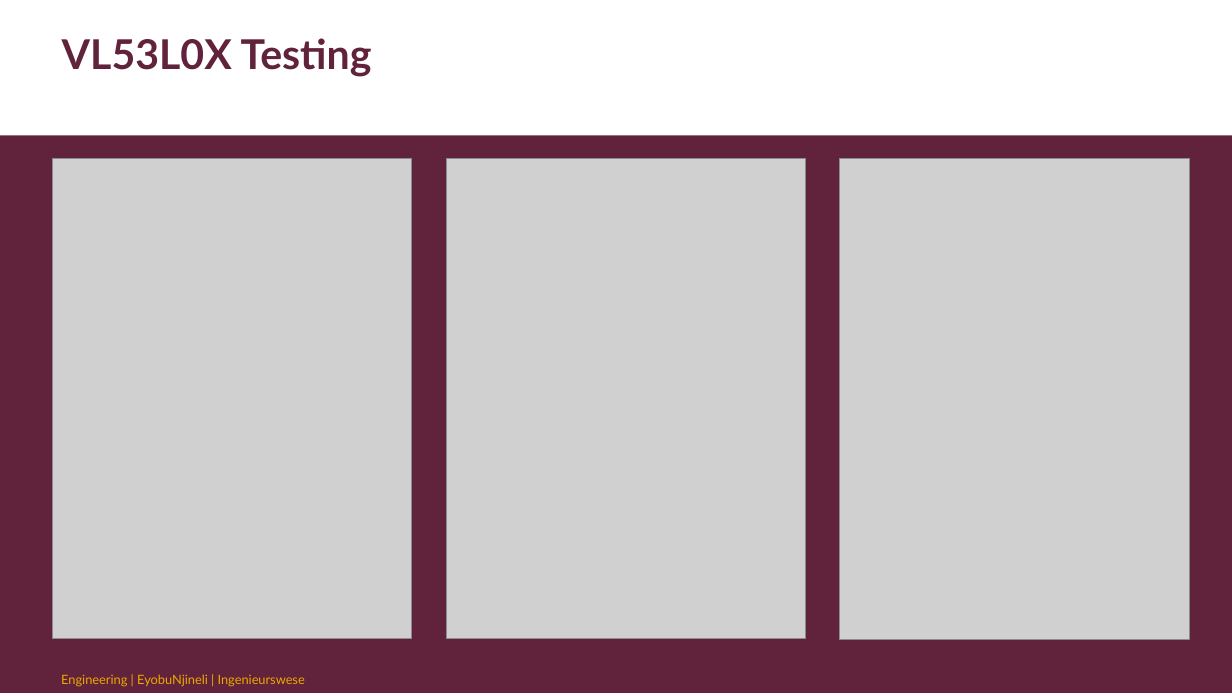
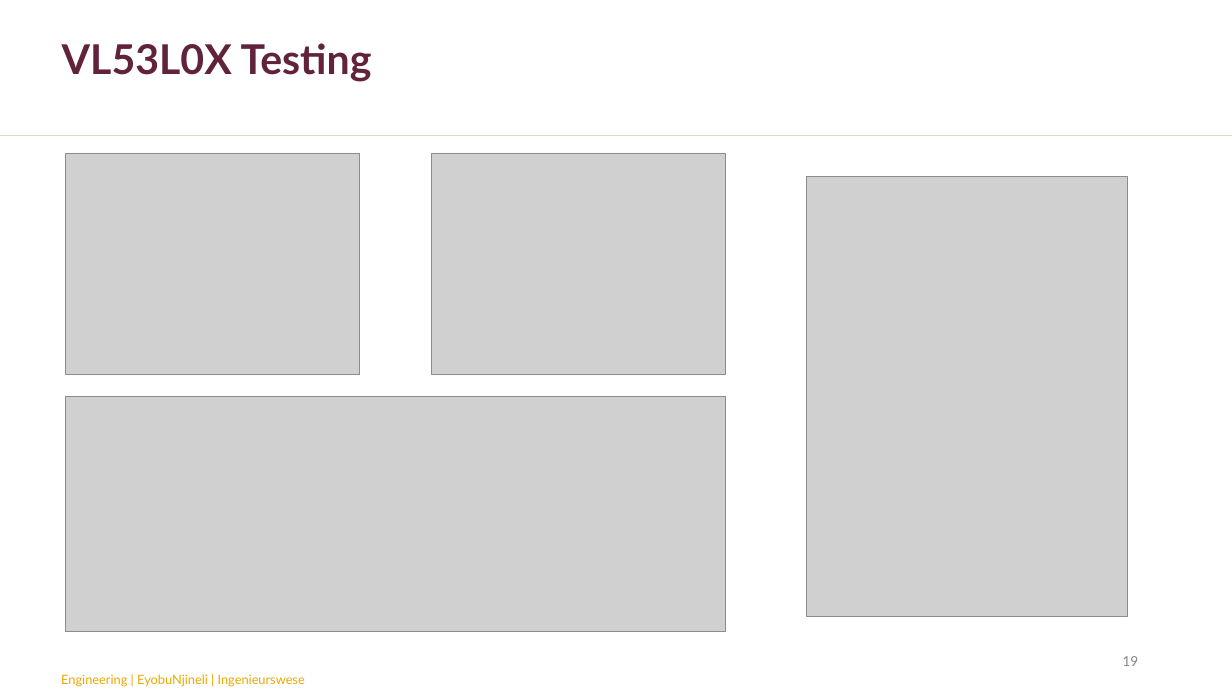
Before and after one commit to chanelleblan/SumobotSkripsie, a slide deck: slide 19 of Presentations/Final_present.pptx (slide 20 before the commit). Drawn at 1232x693 pixels with LibreOffice and Linux fonts; fonts in the diff are those of the drawing; grey boxes stand for pictures; background and template pictures are left out. Boxes give left, top, right and bottom in pixels: in the first picture for what was removed or moved away, otherwise in the second. Text is boxed around its words. In the diff, an @@ line names an element or a change of style, - is before the commit and + after.

```diff
--- a/Presentations/Final_present.pptx
+++ b/Presentations/Final_present.pptx
@@ background #61223B to #FFFFFF @@
@@ text "VL53L0X Testing" at <box>62,43,372,82</box>: line spacing 0.9 to 1 @@
@@ line added from (0, 136) to (1232, 136), #E2D6C0 0.5 pt @@
@@ picture at <box>65,154,360,375</box>: rotation 0 to 270 degrees @@
@@ picture at <box>432,154,726,375</box>: rotation 0 to 270 degrees @@
@@ picture: place and size @@
-picture at <box>840,159,1189,640</box>
+picture at <box>807,177,1128,617</box>
@@ picture added at <box>66,396,726,631</box> @@
@@ page number added at <box>1122,656,1138,666</box>, 12 pt, text #878A8B @@
+19
```
Also in this commit, not shown: 14 other slides changed, 8 slides added, 6 slides removed.
